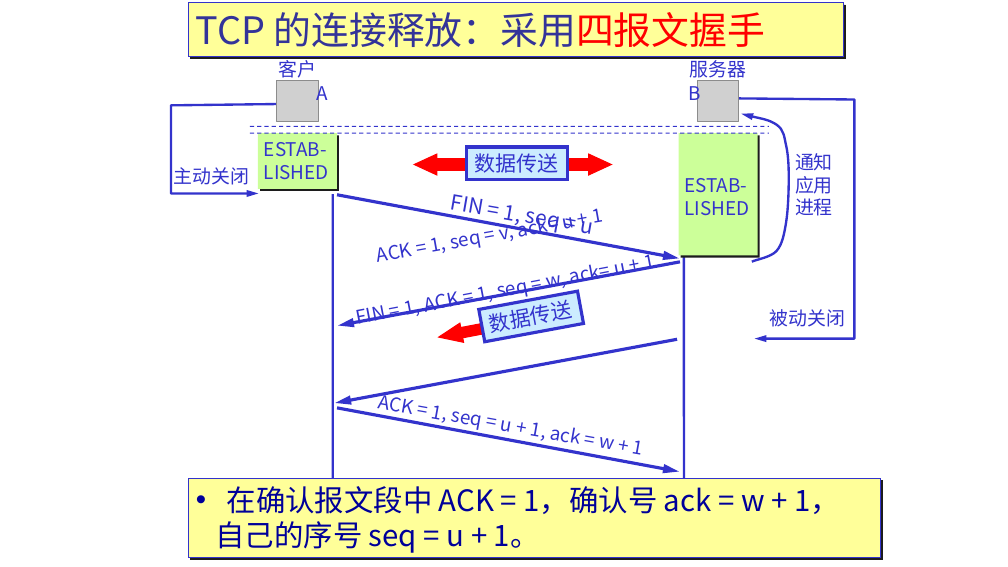
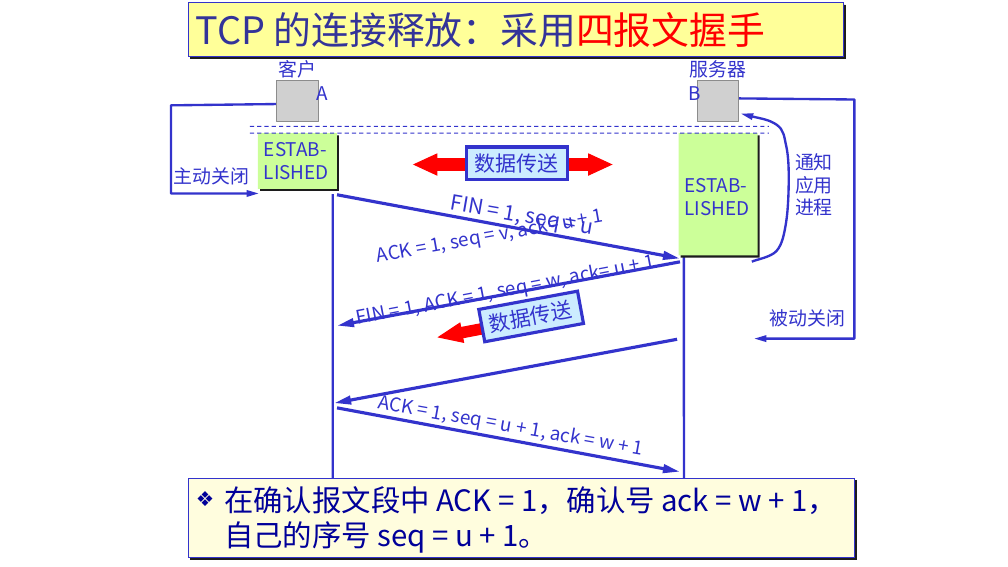
Before and after one commit to network-whu/2021, a slide deck: slide 205 of slides/instruction/05.pptx. Drawn at 1008x567 pixels with LibreOffice and Linux fonts; fonts in the diff are those of the drawing; grey boxes stand for pictures. Boxes give left, top, right and bottom in pixels: in the first picture for what was removed or moved away, otherwise in the second. Text is boxed around its words. In the diff, an @@ line names an element or a change of style, - is before the commit and + after.

```diff
--- a/slides/instruction/05.pptx
+++ b/slides/instruction/05.pptx
@@ rectangle "在确认报文段中 ACK = 1，确认号 ack ...": place and size @@
-rectangle "在确认报文段中 ACK = 1，确认号 ack ..." at [188, 479, 880, 557]
+rectangle "在确认报文段中 ACK = 1，确认号 ack ..." at [188, 479, 854, 557]
@@ rectangle "在确认报文段中 ACK = 1，确认号 ack ..." at [188, 479, 854, 557]: fill #FFFF99 to #FFFDDE @@
@@ text in rectangle at [224, 486, 837, 553]: text changed @@
-• 在确认报文段中 ACK = 1，确认号 ack = w + 1，
-自己的序号 seq = u + 1。
+❖ 在确认报文段中 ACK = 1，确认号 ack = w + 1，自己的序号 seq = u + 1。
```
Also in this commit, not shown: 16 other slides changed, 1 other file.
